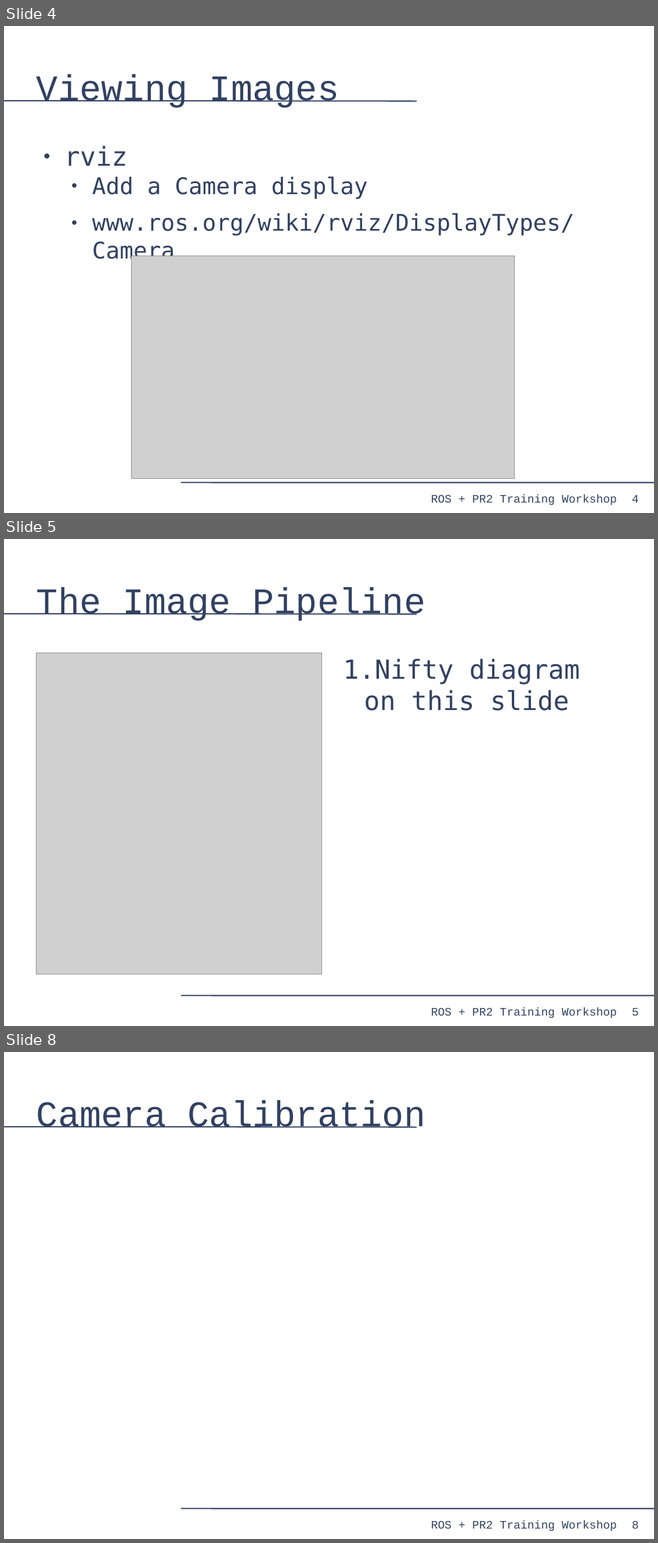
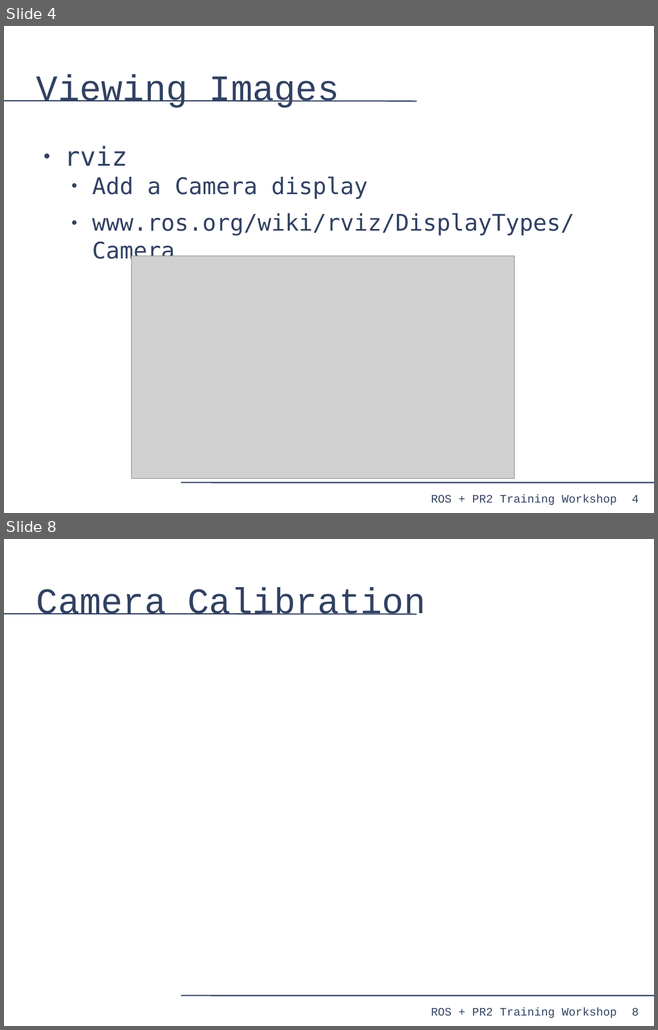
Before and after one commit to PR2/pr2_docs, a slide deck: pr2_training_workshop/processing_camera_data/slides.odp. Shown one above the other, each under a label of ours: slides 4, 5 and 8 before the commit, slides 4 and 8 after it; the slides between them are not shown. The pictures are 658x1543 and 658x1030 pixels, drawn with LibreOffice and Linux fonts; fonts in the diff are those of the drawing; grey boxes stand for pictures. Boxes give left, top, right and bottom in pixels: in the first picture for what was removed or moved away, otherwise in the second. Text is boxed around its words. In the diff, an @@ line names an element or a change of style, - is before the commit and + after.

```diff
--- a/pr2_training_workshop/processing_camera_data/slides.odp
+++ b/pr2_training_workshop/processing_camera_data/slides.odp
@@ slide 5 removed at [4,539,654,1026], background #FFFFFF; not listed: 4 template elements that a slide beside it also shows @@
@@ title removed at [36,588,425,621] @@
-The Image Pipeline
@@ picture removed at [36,653,322,975] @@
@@ text removed at [343,658,579,711] @@
-1. Nifty diagram on this slide
```
Also in this commit, not shown: 7 slides changed, 1 slide added.
